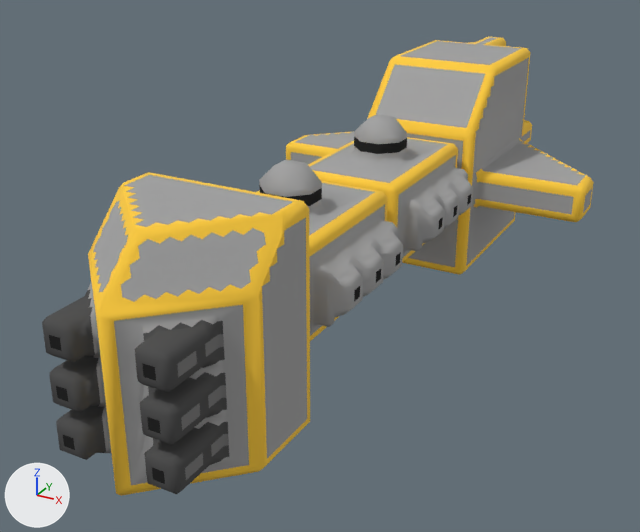
The OBJ model src/jsMain/resources/meshes/mechyrdia-4-pax-class.obj: old version first, new version second.
Both versions are drawn from a camera (50 mm lens) standing at (37.1, -76.6, 42.2) and looking at (-2.8, -4.2, 6.0). Lighting does not change. The marker at lower left points along +X, +Y and +Z. Where no turn or scale is listed for an object, it has been applied to the vertices.

Objects in the first picture: 'mechyrdia-4-pax-class'.
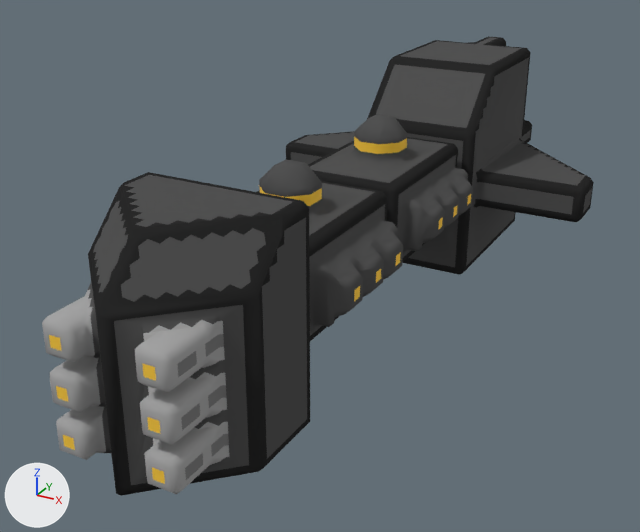
The newer file is also turned or shifted as a whole; pictures and numbers use the older file's frame.

Location of each change, (x1, y1, x2, y2) in pixels of the pictures (640 x 532 px; the box of a moved part takes in the faces that stretch with it):
```json
{"part": 1, "of": "me_mechyrdia_4_pax_class", "change": "moved or reshaped", "before": [91, 184, 266, 496], "after": [105, 322, 254, 496]}
{"part": 2, "of": "me_mechyrdia_4_pax_class", "change": "moved or reshaped", "after": [468, 73, 496, 137], "on screen": "not visible before"}
{"part": 3, "of": "me_mechyrdia_4_pax_class", "change": "moved or reshaped", "before": [376, 122, 403, 165], "after": [379, 122, 399, 139]}
{"part": 4, "of": "me_mechyrdia_4_pax_class", "change": "moved or reshaped", "before": [260, 167, 273, 187], "after": [260, 167, 273, 187]}
{"part": 5, "of": "me_mechyrdia_4_pax_class", "change": "surface changed", "before": [42, 36, 594, 494], "after": [42, 36, 594, 494]}
```

The change, as JSON lines over the scene's bpy script:
```json
{"block": "me_mechyrdia_4_pax_class", "where": "# used by ob_mechyrdia_4_pax_class; location = (0.0, 0.0, 0.0)"}
{"op": "remove", "block": "me_mechyrdia_4_pax_class", "code": "me_mechyrdia_4_pax_class.from_pydata(...)  # 2143 vertices, 3960 faces; spans x -18.5..18.5, y -39.0..39.0, z 0.0..23.0"}
{"op": "add", "block": "me_mechyrdia_4_pax_class", "code": "me_mechyrdia_4_pax_class.from_pydata(...)  # 2138 vertices, 3940 faces; spans x -18.5..18.5, y -39.0..39.0, z 0.0..23.0"}
{"block": "me_mechyrdia_4_pax_class", "change": "me_mechyrdia_4_pax_class part 1: 6 vertices moved from x -4.5..4.0, y -37.5..-34.5, z 2.0..15.2 to x -4.0..4.0, y -35.5..-34.5, z 2.0..15.2; 10 vertices removed from x -6.0..6.8, y -36.5..-28.5, z 3.7..21.0; 6 vertices added at x -5.0..5.0, y -36.3..-34.3, z 3.7..11.7"}
{"block": "me_mechyrdia_4_pax_class", "change": "me_mechyrdia_4_pax_class part 2: 1 vertex moved from x -9.5, y 28.5, z 8.5 to x -11.0, y 27.0, z 8.5; 4 vertices removed from x -2.0..17.5, y 20.5..35.5, z 1.5..11.5; 4 vertices added at x -2.0..11.0, y 15.5..35.5, z 4.0..18.5"}
{"block": "me_mechyrdia_4_pax_class", "change": "me_mechyrdia_4_pax_class part 3: 1 vertex moved from x 2.0, y 2.0, z 18.5 to x 1.0, y 1.5, z 19.0; 1 vertex removed from x 1.5, y 1.5, z 16.5"}
{"block": "me_mechyrdia_4_pax_class", "change": "me_mechyrdia_4_pax_class part 4: 1 vertex moved from x -1.0, y -16.0, z 19.5 to x -1.0, y -16.5, z 19.0; 1 vertex added at x -2.0, y -13.0, z 18.5"}
{"block": "me_mechyrdia_4_pax_class", "change": "me_mechyrdia_4_pax_class part 5: 3493 kept faces spanning x -18.5..18.5, y -39.0..39.0, z 0.0..23.0 get new texture (UV) coordinates"}
```
